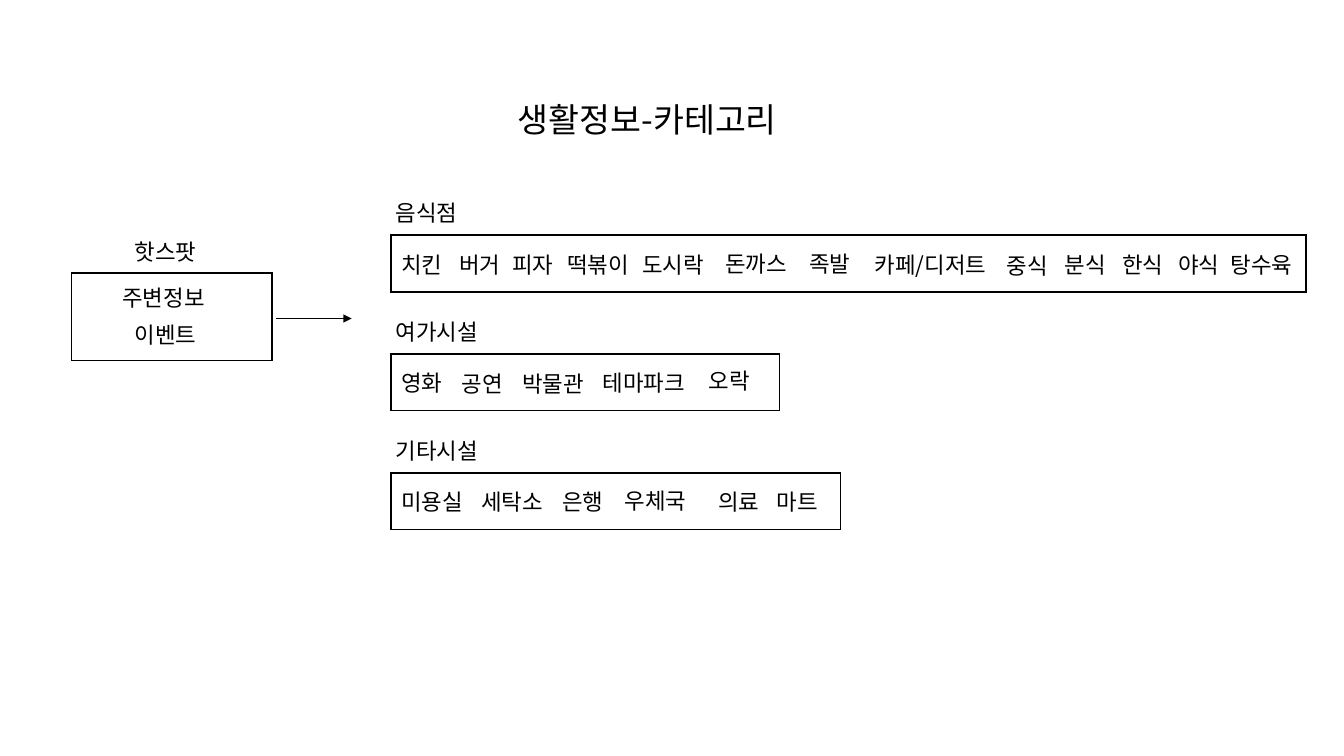
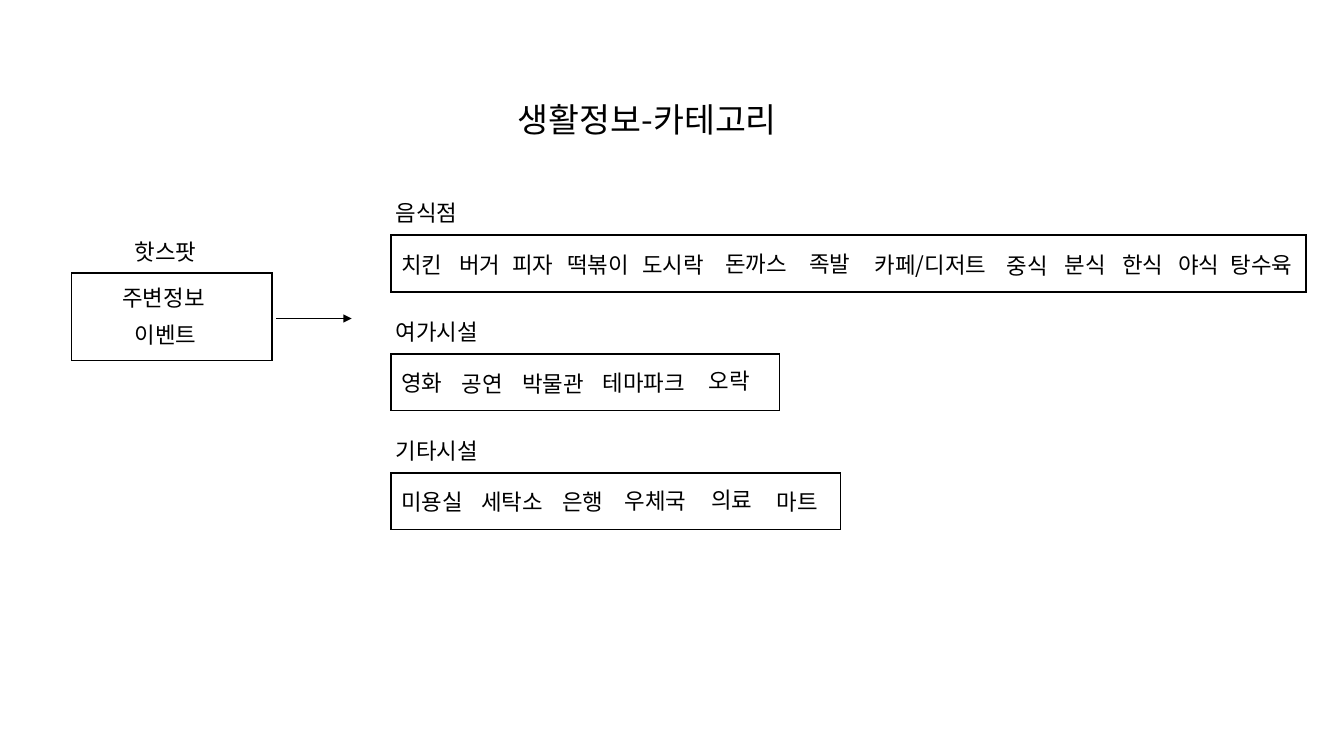
Before and after one commit to wooojini/koHUB_Project_Design, a slide deck: slide 3 of 사이트맵.pptx. Drawn at 1344x756 pixels with LibreOffice and Linux fonts; fonts in the diff are those of the drawing. Boxes give left, top, right and bottom in pixels: in the first picture for what was removed or moved away, otherwise in the second. Text is boxed around its words. In the diff, an @@ line names an element or a change of style, - is before the commit and + after.

Commit message:
test_commit2

```diff
--- a/사이트맵.pptx
+++ b/사이트맵.pptx
@@ text "의료": place and size @@
-text "의료" at box(718, 491, 759, 512)
+text "의료" at box(711, 489, 752, 510)
```
